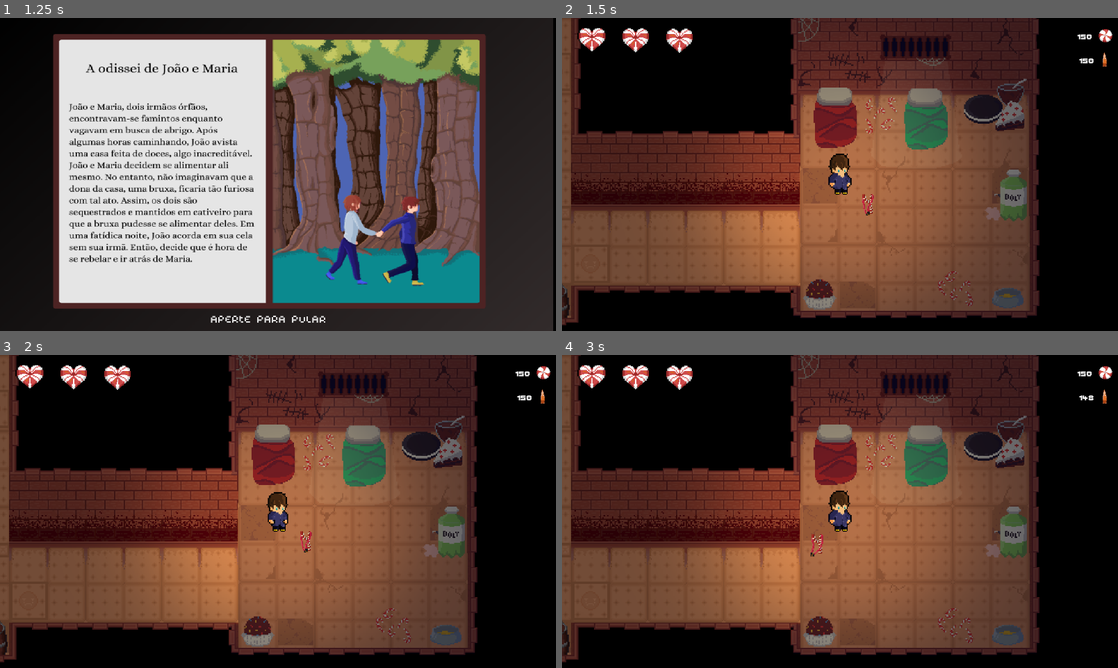
Above: before the commit, frames 1-4 (two rows, left to right).
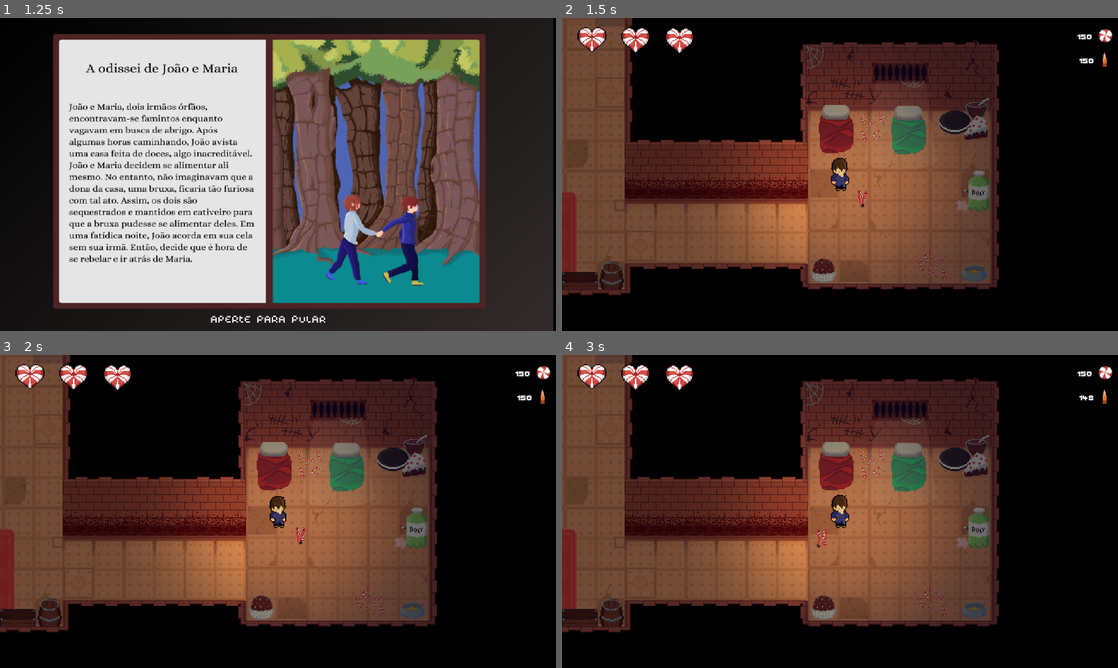
Above: after the commit, the same moments.

Repository: mtab-dev/bulletspeel
Game: Godot game, scene res://scenes/levels/main_menu.tscn
Two runs of this game, one before a commit and one after it. Both use one fixed random seed, a clock stepped at 60 frames per second and the inputs below. Sound files missing from this copy of the repository are replaced by a short silence.
Inputs (mouse positions are in pixels of both pictures, inside the frame that each line leads up to):
- Up to frame 1 (1.25 s): click (278, 202) at 0.5 s
- Up to frame 2 (1.5 s): click (828, 318) at 1.25 s
- Up to frame 3 (2 s): no input
- Up to frame 4 (3 s): drag from (840, 511) to (895, 442) at 2.02 s; tap Enter at 2.75 s; drag from (728, 527) to (840, 511) at 2.77 s

Frame 1 is identical in both runs. In frame 2, 39% of the frame differs, in the area x 0-86%, y 0-99%; in frame 3, 39%; in frame 4, 39%.

Commit message:
fix: revert camera zoom

Diff:
--- a/scenes/player/player.tscn
+++ b/scenes/player/player.tscn
@@ -139,7 +139,7 @@
 
 [node name="Camera2D" type="Camera2D" parent="."]
 ignore_rotation = false
-zoom = Vector2(2.5, 2.5)
+zoom = Vector2(2, 2)
 drag_horizontal_enabled = true
 drag_vertical_enabled = true
 editor_draw_limits = true
